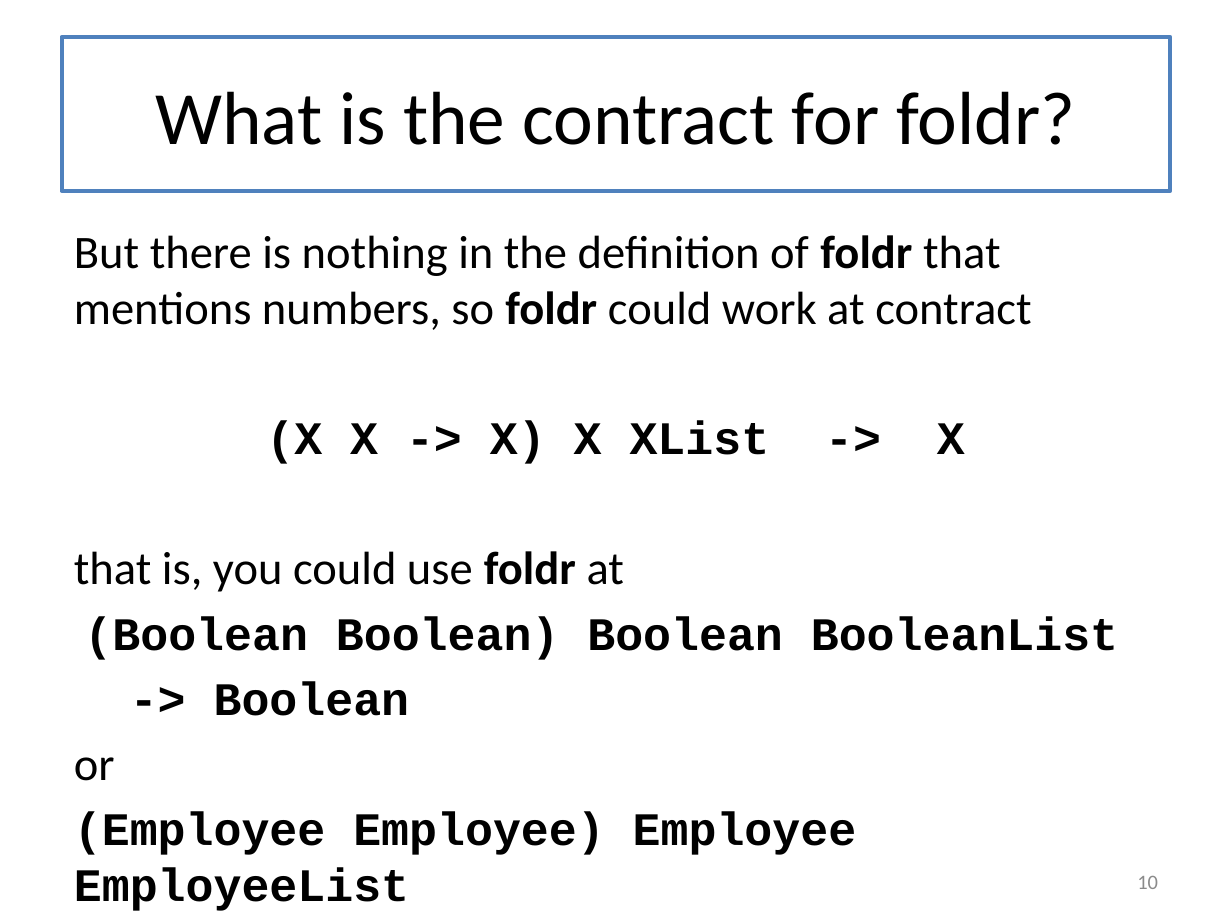
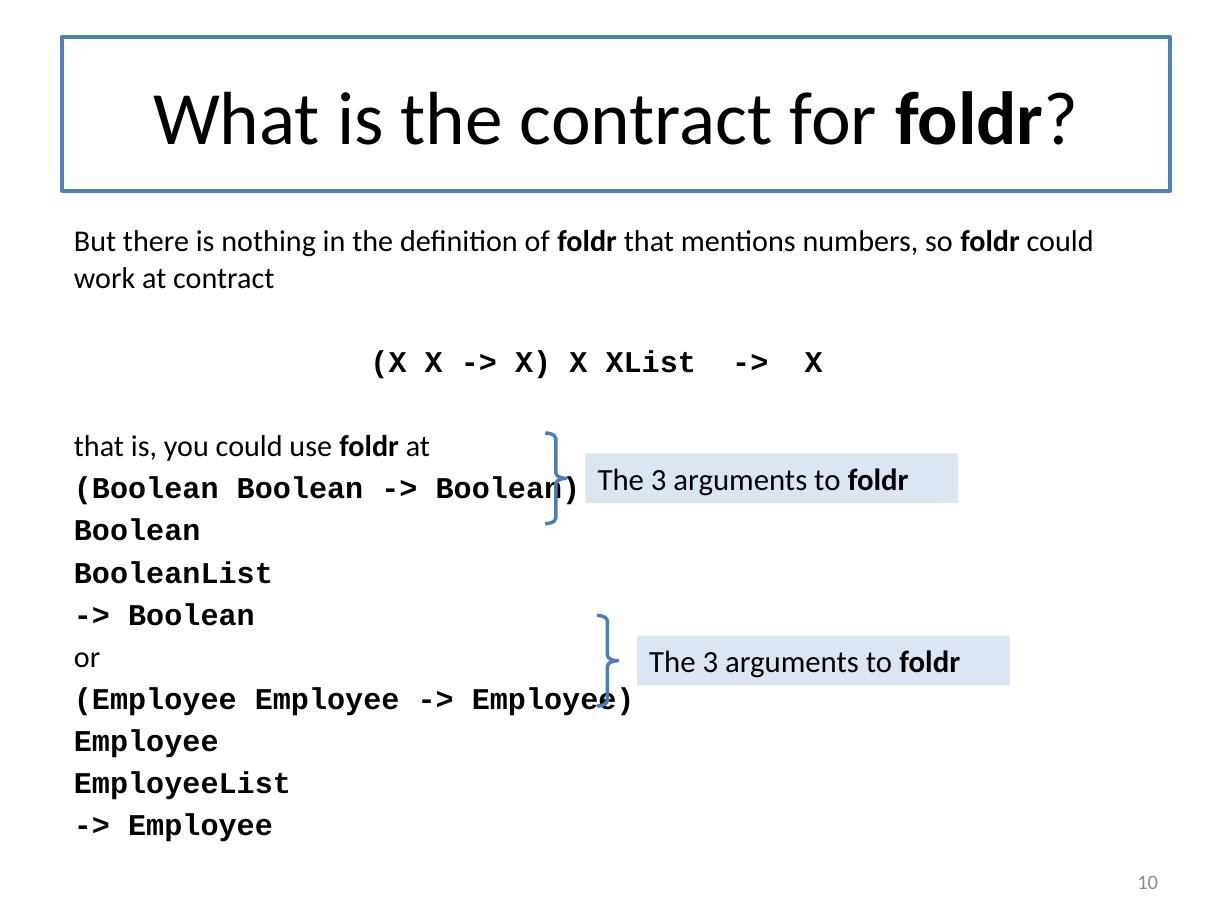
Before and after one commit to mwand/cs5010f17, a slide deck: slide 10 of Slides/Lesson 6.4 Foldr.pptx. Drawn at 1232x924 pixels with LibreOffice and Linux fonts; fonts in the diff are those of the drawing. Boxes give left, top, right and bottom in pixels: in the first picture for what was removed or moved away, otherwise in the second. Text is boxed around its words. In the diff, an @@ line names an element or a change of style, - is before the commit and + after.

```diff
--- a/Slides/Lesson 6.4 Foldr.pptx
+++ b/Slides/Lesson 6.4 Foldr.pptx
@@ title "What is the contract for ..." at bbox=[62, 37, 1170, 191]: bold on in "foldr?" @@
@@ text at bbox=[74, 230, 1094, 842]: size 27.2 to 17.6 pt in "But there is nothing in the definition ...", "(X X -> X) X XList -> ...", "that is, you could use foldr at", "-> Boolean" and 2 more places; less space between paragraphs @@
@@ right brace added at bbox=[546, 434, 567, 525], outline #4B7EBC 2 pt @@
@@ text at bbox=[74, 477, 581, 584]: text changed; size 27.2 to 17.6 pt @@
-(Boolean Boolean) Boolean BooleanList
+(Boolean Boolean -> Boolean)
+Boolean
+BooleanList
@@ rectangle added at bbox=[585, 453, 958, 503], fill #DCE6F2, 18 pt, text #000000 @@
+The 3 arguments to foldr
@@ right brace added at bbox=[598, 616, 618, 707], outline #4B7EBC 2 pt @@
@@ rectangle added at bbox=[637, 636, 1010, 685], fill #DCE6F2, 18 pt, text #000000 @@
+The 3 arguments to foldr
@@ text at bbox=[74, 687, 635, 800]: text changed; size 27.2 to 17.6 pt @@
-(Employee Employee) Employee EmployeeList
+(Employee Employee -> Employee)
+Employee
+EmployeeList
```
Also in this commit, not shown: 13 other slides changed, 5 slides added, 1 slide removed, 7 other files.
